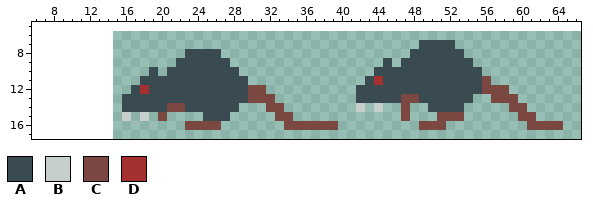
Two versions of one sprite sheet, aseprite/rat_idle.png. The picture above is the old version.
The file is 52x12 pixels. Shown: x 6..66, y 5..17. The old version is drawn lined up with the new one, on the new canvas.
Palette (. is transparent): A #394a50  B #c7cfcc  C #7a4841  D #a53030
Pixels before, first column x 16:
 7 .................................AAAA............
 8 .......AAAA.....................AAAAAA...........
 9 ......AAAAAA.................A.AAAAAAAA..........
10 ...A.AAAAAAAA...............AAAAAAAAAAAA.........
11 ..AAAAAAAAAAAA.............ADAAAAAAAAAAAC........
12 .ADAAAAAAAAAAACC..........AAAAAAAAAAAAAACCC......
13 AAAAAAAAAAAAAACCC.........AAAAACCAAAAAA..CCC.....
14 AAAAACCAAAAAA...CC........B.B..C..AAAA.....CC....
15 B.B.C....AAA.....CC............C...CCC......CC...
16 .......CCCC.......CCCCCC.........CCC.........CCCC
Now the later version:
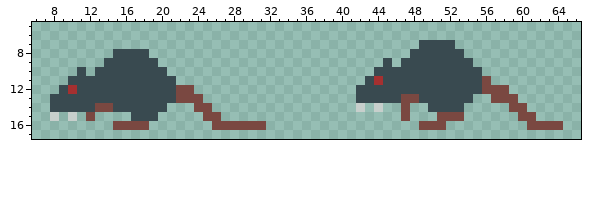
The exact change:
canvas 52x12 -> 68x18, the old top-left corner now at 15,6
Changed rows in their new state; - is an unchanged pixel.
first column x 8:
 8 -------AAAA----....-------------
 9 ------AAAAAA--......------------
10 ---A-AAAAAA-A........-----------
11 --AAAAAAAA----........----------
12 -ADAAAAAA-A---CC........--------
13 AAAAAAAA------CCC........-------
14 AAAAACCA-----...CC...---..------
15 B-B-C---.AAA.----CC.-----..-----
16 -------CCCC----...-CCCCC--......
Changed places in both pictures, as pixel boxes (x1, y1, x2, y2):
changed: (50, 49, 338, 130)
